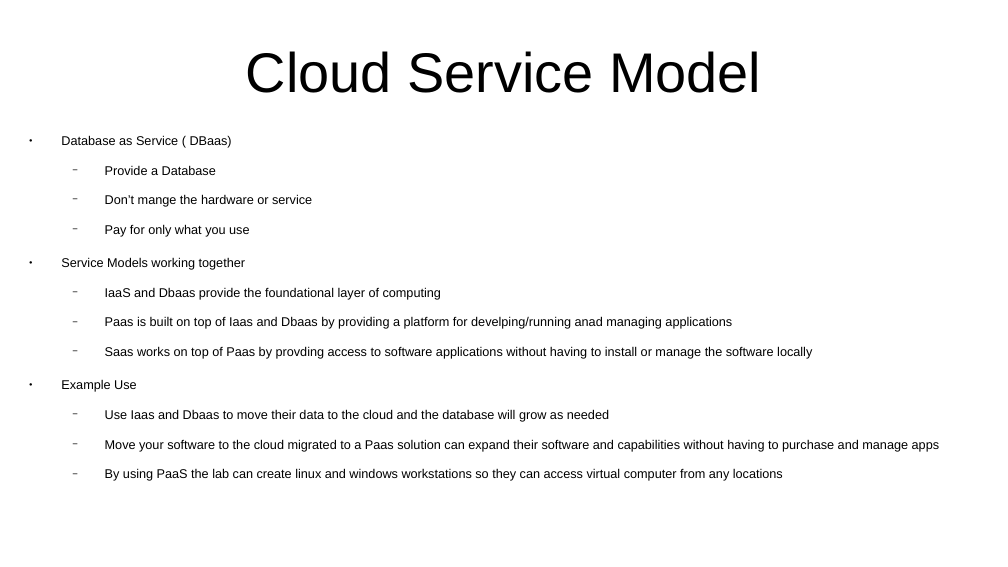
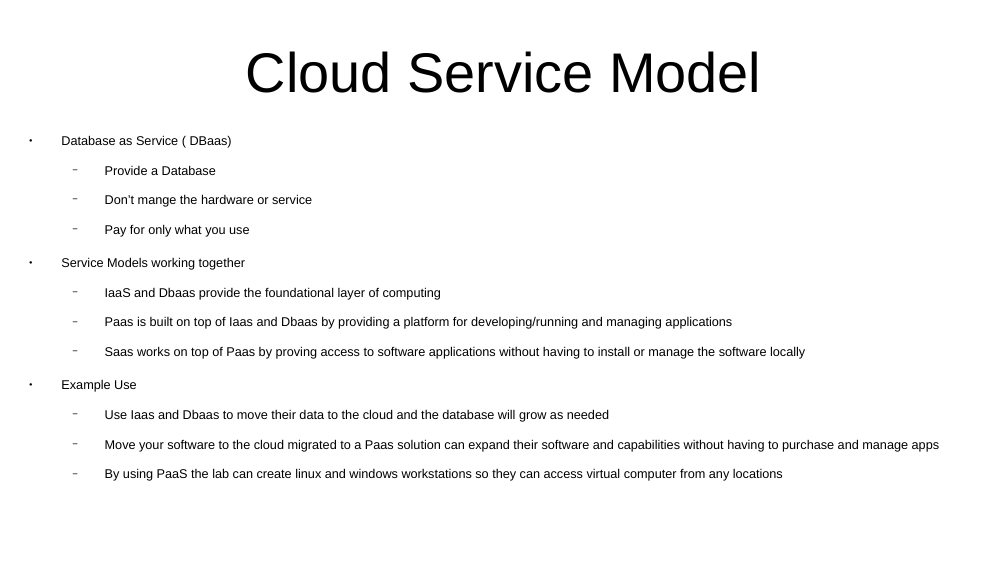
Before and after one commit to CharlesStockman/notesFromCourses, a slide deck: slide 16 of ibm/IBM -- Introduction to the Cloud.odp. Drawn at 1008x567 pixels with LibreOffice and Linux fonts; fonts in the diff are those of the drawing. Boxes give left, top, right and bottom in pixels: in the first picture for what was removed or moved away, otherwise in the second. Text is boxed around its words. In the diff, an @@ line names an element or a change of style, - is before the commit and + after.

Commit message:
More Work

```diff
--- a/ibm/IBM -- Introduction to the Cloud.odp
+++ b/ibm/IBM -- Introduction to the Cloud.odp
@@ text at bbox=[105, 316, 805, 359]: text changed @@
-  − Paas is built on top of Iaas and Dbaas by providing a platform for develping/running anad managing applications
-  − Saas works on top of Paas by provding access to software applications without having to install or manage the software locally
+  − Paas is built on top of Iaas and Dbaas by providing a platform for developing/running and managing applications
+  − Saas works on top of Paas by proving access to software applications without having to install or manage the software locally
```
Also in this commit, not shown: 26 other slides changed.
